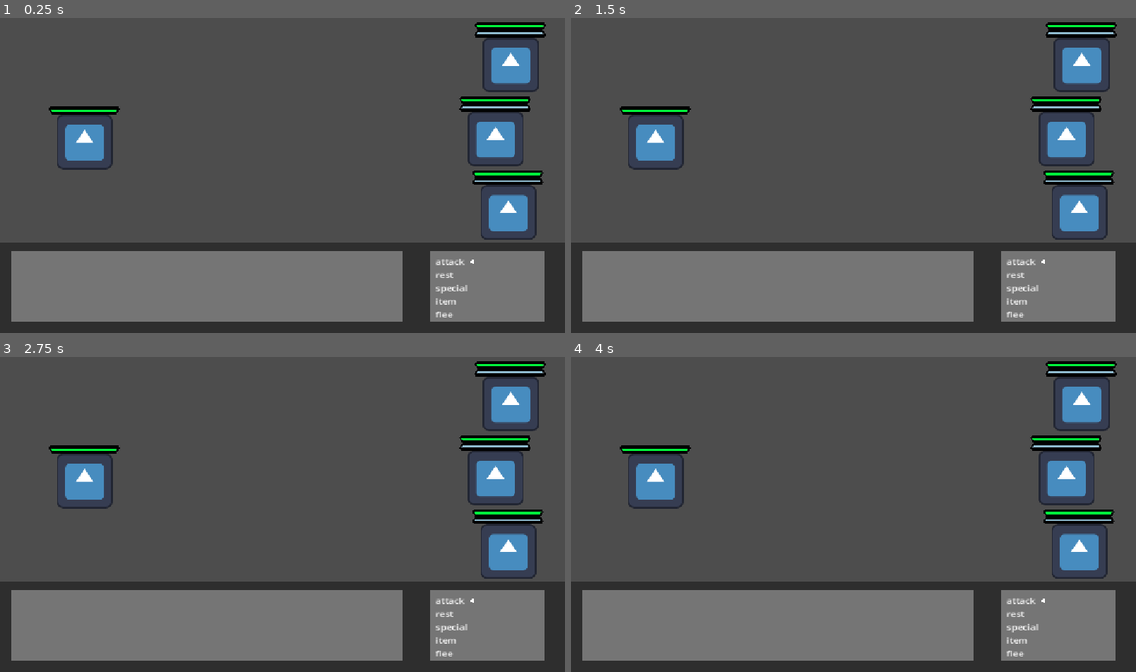
Above: before the commit, frames 1-4 (two rows, left to right).
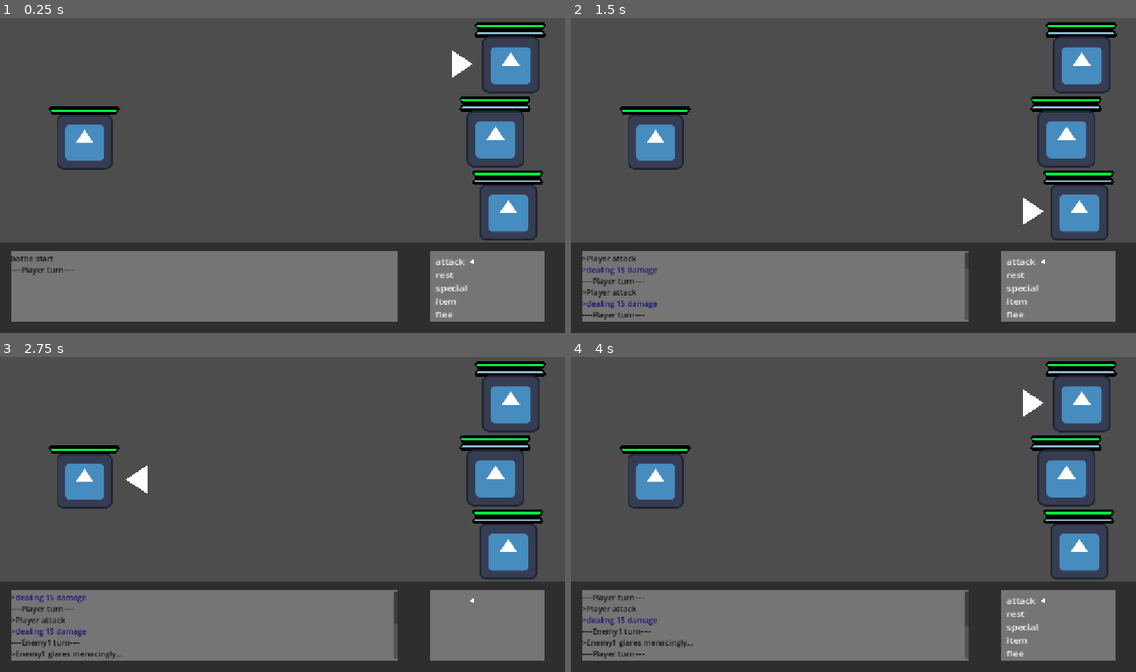
Above: after the commit, the same moments.

Repository: IrsyadNafie/GitExercise-G022
Game: Godot game, scene res://control.tscn
Same seed, same stepped clock (60 frames per second), same inputs: the game is played once before the commit and once after it. The engine's default icon, where the game draws it, is replaced by a stand-in: a white triangle on a blue panel in a dark square.
Inputs:
- Up to frame 1 (0.25 s): no input
- Up to frame 2 (1.5 s): tap Enter at 0.5 s; hold W 0.53-1.28 s; tap Z at 0.6, 1.35 s; tap Space at 1.25 s; hold S from 1.28 s (still down)
- Up to frame 3 (2.75 s): tap Enter at 2 s; release S at 2.03 s; hold W from 2.03 s (still down); tap Z at 2.1 s
- Up to frame 4 (4 s): tap Space at 2.75 s; tap Z at 2.85, 3.6 s; tap Enter at 3.5 s; release W at 3.53 s; hold A from 3.53 s (still down)

The runs differ from the first frame. In frame 1, 1.3% of the frame differs, in the area x 2-96%, y 5-97%; in frame 2, 1.9%; in frame 3, 2.2%; in frame 4, 1.9%.

Commit message:
battle ui plus progress

Diff:
--- a/actors.gd
+++ b/actors.gd
@@ -2,6 +2,7 @@
 extends Node2D
 
 signal turn_finished
+signal action_logged(text_to_display: String)
 
 @export var character_name: String = "Player"
 @export var is_player: bool = true
@@ -11,16 +12,15 @@
 var current_hp: int
 var current_sp: int
 
-# Godot will look for child nodes with exactly these names.
-# We use get_node_or_null so the game doesn't crash if an enemy doesn't have an SP bar.
 @onready var hp_bar: ProgressBar = get_node_or_null("HPBar")
 @onready var sp_bar: ProgressBar = get_node_or_null("SPBar")
+
+@onready var turn_arrow: Node2D = get_node_or_null("TurnArrow")
 
 func _ready() -> void:
 	current_hp = max_hp
 	current_sp = max_sp
 
-	# Initialize the visual bars at the start of the game
 	if hp_bar:
 		hp_bar.max_value = max_hp
 		hp_bar.value = current_hp
@@ -28,37 +28,15 @@
 		sp_bar.max_value = max_sp
 		sp_bar.value = current_sp
 
+	if turn_arrow:
+		turn_arrow.hide()
+
 func start_turn() -> void:
 	print("--- " + character_name + "'s Turn ---")
-	# Because it's a player, we just wait for the BattleManager to show the UI buttons.
 
-func take_damage(amount: int) -> void:
-	current_hp -= amount
-
-	# Visually update the bar!
-	if hp_bar:
-		hp_bar.value = current_hp
-
-	print(character_name + " took " + str(amount) + " damage!")
-
-	if current_hp <= 0:
-		die()
-
-func use_special(sp_cost: int) -> bool:
-	# Check if we have enough SP to use a special attack
-	if current_sp >= sp_cost:
-		current_sp -= sp_cost
-		if sp_bar:
-			sp_bar.value = current_sp
-		return true
-	else:
-		print("Not enough SP!")
-		return false
-
-func die() -> void:
-	print(character_name + " was defeated!")
-	# Removes the character from the game
-	queue_free()
-
+	if turn_arrow:
+		turn_arrow.show()
 func end_turn() -> void:
+	if turn_arrow:
+		turn_arrow.hide()
 	emit_signal("turn_finished")
--- /dev/null
+++ b/battle_manager.gd
@@ -0,0 +1,54 @@
+extends Node2D
+
+var turn_queue: Array[Actor] = []
+var current_actor_index: int = 0
+
+@onready var ui_layer = $UI
+@onready var action_menu = $UI/PlayerPanel/move
+@onready var battle_log = $UI/PlayerPanel/BattleLog/RichTextLabel
+
+func _ready() -> void:
+	action_menu.hide()
+	action_menu.action_selected.connect(_on_ui_action_selected)
+	battle_log.text = ""
+	var actor_nodes = $Actors.get_children()
+	for node in actor_nodes:
+		if node is Actor:
+			turn_queue.append(node)
+			node.turn_finished.connect(_on_actor_turn_finished)
+			node.action_logged.connect(_on_actor_logged)
+
+	_on_actor_logged("battle start")
+	start_next_turn()
+
+func start_next_turn() -> void:
+	var current_actor: Actor = turn_queue[current_actor_index]
+	_on_actor_logged("[color=black]----" + current_actor.character_name + " turn----[/color]")
+	current_actor.start_turn()
+	if current_actor.is_player:
+		action_menu.show()
+		var first_btn = action_menu.get_child(0)
+		if first_btn:
+			first_btn.grab_focus()
+	else:
+		action_menu.hide()
+
+func _on_ui_action_selected(action: String) -> void:
+	action_menu.hide()
+	var current_actor: Actor = turn_queue[current_actor_index]
+	current_actor.action_logged.emit("[color=black]>" + current_actor.character_name + " " + action + "[/color]")
+	if action == "attack":
+		current_actor.action_logged.emit("[color=blue]>dealing 15 damage[/color]")
+	elif action == "rest":
+		current_actor.action_logged.emit("[color=blue]>restoring some hp and sp[/color]")
+	current_actor.end_turn()
+
+func _on_actor_turn_finished() -> void:
+	current_actor_index += 1
+	if current_actor_index >= turn_queue.size():
+		current_actor_index = 0
+	start_next_turn()
+
+func _on_actor_logged(text: String) -> void:
+	if battle_log != null:
+		battle_log.append_text(text + "\n")
--- a/control.tscn
+++ b/control.tscn
@@ -1,7 +1,10 @@
 [gd_scene format=3 uid="uid://qbi4bmmalddp"]
 
 [ext_resource type="Texture2D" uid="uid://ddxmxgyyfy8mn" path="res://icon.svg" id="1_0fbet"]
+[ext_resource type="Script" uid="uid://cqhoo3kidcmp5" path="res://battle_manager.gd" id="1_qtu10"]
+[ext_resource type="Script" uid="uid://caaw1u1s0vq3p" path="res://actors.gd" id="2_kbped"]
 [ext_resource type="Script" uid="uid://c3b82mndsqjip" path="res://move.gd" id="2_qtu10"]
+[ext_resource type="Script" uid="uid://bjrulpksiensb" path="res://enemy_1.gd" id="3_ee4bf"]
 
 [sub_resource type="StyleBoxFlat" id="StyleBoxFlat_ee4bf"]
 bg_color = Color(0, 1, 0.23529412, 0.49411765)
@@ -82,11 +85,13 @@
 bg_color = Color(0.6, 0.6, 0.6, 0)
 
 [node name="BattleScene" type="Node2D" unique_id=1752474127]
+script = ExtResource("1_qtu10")
 
 [node name="Actors" type="Node2D" parent="." unique_id=1497777895]
 position = Vector2(24, -158)
 
 [node name="Player1" type="Node2D" parent="Actors" unique_id=267814346]
+script = ExtResource("2_kbped")
 
 [node name="HPBar" type="ProgressBar" parent="Actors/Player1" unique_id=1549539151]
 offset_left = 944.00006
@@ -126,13 +131,23 @@
 max_value = 10.0
 show_percentage = false
 
+[node name="TurnArrow" type="Polygon2D" parent="Actors/Player1" unique_id=617226332]
+z_index = 5
+position = Vector2(875.00006, 257)
+rotation = -3.1404102
+scale = Vector2(1.7526537, 1.7694622)
+offset = Vector2(247.77422, -13.139282)
+polygon = PackedVector2Array(-260.3462, -3.2351837, -284.86145, 12.617569, -260.30774, 28.977982, -260.3266, 13.153976)
+uv = PackedVector2Array(-264, -27, -269, 63, -216, 19)
+
 [node name="Player1" type="Sprite2D" parent="Actors/Player1" unique_id=889369376]
 position = Vector2(1017.5, 259.24)
-scale = Vector2(0.8984374, 0.87125015)
+scale = Vector2(0.926, 0.898)
 texture = ExtResource("1_0fbet")
 
 [node name="Player2" type="Node2D" parent="Actors" unique_id=1507940198]
 position = Vector2(-31, 151)
+script = ExtResource("2_kbped")
 
 [node name="HPBar" type="ProgressBar" parent="Actors/Player2" unique_id=237377493]
 offset_left = 944.00006
@@ -172,13 +187,23 @@
 max_value = 10.0
 show_percentage = false
 
+[node name="TurnArrow" type="Polygon2D" parent="Actors/Player2" unique_id=1588602166]
+z_index = 5
+position = Vector2(868.00006, 250.99998)
+rotation = -3.1404102
+scale = Vector2(1.7526536, 1.7694621)
+offset = Vector2(247.77422, -13.139282)
+polygon = PackedVector2Array(-260.3462, -3.2351837, -284.86145, 12.617569, -260.30774, 28.977982, -260.3266, 13.153976)
+uv = PackedVector2Array(-264, -27, -269, 63, -216, 19)
+
 [node name="Player2" type="Sprite2D" parent="Actors/Player2" unique_id=1390481869]
 position = Vector2(1017.5, 259.24)
-scale = Vector2(0.8984374, 0.87125015)
+scale = Vector2(0.926, 0.898)
 texture = ExtResource("1_0fbet")
 
 [node name="Player3" type="Node2D" parent="Actors" unique_id=2036492965]
 position = Vector2(-5, 301)
+script = ExtResource("2_kbped")
 
 [node name="HPBar" type="ProgressBar" parent="Actors/Player3" unique_id=1730966093]
 offset_left = 944.00006
@@ -218,13 +243,24 @@
 max_value = 10.0
 show_percentage = false
 
+[node name="TurnArrow" type="Polygon2D" parent="Actors/Player3" unique_id=400633545]
+z_index = 5
+position = Vector2(880, 255.99997)
+rotation = -3.1404102
+scale = Vector2(1.7526535, 1.769462)
+offset = Vector2(247.77422, -13.139282)
+polygon = PackedVector2Array(-260.3462, -3.2351837, -284.86145, 12.617569, -260.30774, 28.977982, -260.3266, 13.153976)
+uv = PackedVector2Array(-264, -27, -269, 63, -216, 19)
+
 [node name="Player3" type="Sprite2D" parent="Actors/Player3" unique_id=1933053050]
 position = Vector2(1017.5, 259.24)
-scale = Vector2(0.8984374, 0.87125015)
+scale = Vector2(0.926, 0.898)
 texture = ExtResource("1_0fbet")
 
 [node name="Enemy1" type="Node2D" parent="Actors" unique_id=907974663]
 position = Vector2(-869, 157)
+script = ExtResource("3_ee4bf")
+is_player = false
 
 [node name="HPBar" type="ProgressBar" parent="Actors/Enemy1" unique_id=1405507110]
 offset_left = 944.00006
@@ -243,6 +279,15 @@
 position = Vector2(1017.5, 259.24)
 scale = Vector2(0.8984374, 0.87125015)
 texture = ExtResource("1_0fbet")
+
+[node name="TurnArrow" type="Polygon2D" parent="Actors/Enemy1" unique_id=1763664194]
+z_index = 5
+position = Vector2(1167.0001, 255.99998)
+rotation = -3.1404102
+scale = Vector2(-1.7677237, 1.7694619)
+offset = Vector2(247.77422, -13.139282)
+polygon = PackedVector2Array(-260.3462, -3.2351837, -284.86145, 12.617569, -260.30774, 28.977982, -260.3266, 13.153976)
+uv = PackedVector2Array(-264, -27, -269, 63, -216, 19)
 
 [node name="UI" type="CanvasLayer" parent="." unique_id=970283716]
 
@@ -258,7 +303,7 @@
 grow_horizontal = 2
 grow_vertical = 0
 
-[node name="Panel" type="Panel" parent="UI/PlayerPanel" unique_id=982045289]
+[node name="MoveAction" type="Panel" parent="UI/PlayerPanel" unique_id=982045289]
 z_index = -1
 layout_mode = 0
 offset_left = 879.0
@@ -267,15 +312,23 @@
 offset_bottom = 162.0
 theme_override_styles/panel = SubResource("StyleBoxFlat_6a6wx")
 
-[node name="Panel2" type="Panel" parent="UI/PlayerPanel" unique_id=1329826349]
+[node name="BattleLog" type="Panel" parent="UI/PlayerPanel" unique_id=1329826349]
 z_index = -1
 layout_mode = 0
 offset_left = 24.0
 offset_top = 17.0
-offset_right = 264.62653
+offset_right = 813.0
 offset_bottom = 161.0
-scale = Vector2(3.3200006, 1)
 theme_override_styles/panel = SubResource("StyleBoxFlat_6a6wx")
+
+[node name="RichTextLabel" type="RichTextLabel" parent="UI/PlayerPanel/BattleLog" unique_id=2134862162]
+layout_mode = 0
+offset_top = 3.0
+offset_right = 789.0
+offset_bottom = 141.0
+theme_override_colors/default_color = Color(0, 0, 0, 1)
+bbcode_enabled = true
+scroll_following = true
 
 [node name="move" type="VBoxContainer" parent="UI/PlayerPanel" unique_id=1197442552 node_paths=PackedStringArray("selection_arrow")]
 layout_mode = 0
@@ -353,14 +406,6 @@
 "
 alignment = 0
 
-[node name="Polygon2D" type="Polygon2D" parent="UI/PlayerPanel" unique_id=617226332]
-position = Vector2(1298, -190)
-rotation = 0.0011824294
-scale = Vector2(-1.7526538, -1.7694623)
-offset = Vector2(247.77422, -13.139282)
-polygon = PackedVector2Array(-260.3462, -3.2351837, -284.86145, 12.617569, -260.30774, 28.977982, -260.3266, 13.153976)
-uv = PackedVector2Array(-264, -27, -269, 63, -216, 19)
-
 [node name="arrow" type="Polygon2D" parent="UI/PlayerPanel" unique_id=1750960156]
 top_level = true
 position = Vector2(66, -16)
--- /dev/null
+++ b/enemy_1.gd
@@ -0,0 +1,12 @@
+extends Actor
+
+func _ready() -> void:
+	super()
+	character_name = "Enemy1"
+	is_player = false
+
+func start_turn() -> void:
+	super()
+	action_logged.emit(">" + character_name + " glares menacingly...")
+	await get_tree().create_timer(1.5).timeout
+	end_turn()
--- a/move.gd
+++ b/move.gd
@@ -1,4 +1,6 @@
 extends VBoxContainer
+
+signal action_selected(action_name: String)
 
 @export var selection_arrow: Node2D
 @export var arrow_offset_x: float = 20
@@ -8,14 +10,17 @@
 		if btn is Button:
 			btn.mouse_filter = Control.MOUSE_FILTER_IGNORE
 			btn.focus_mode = Control.FOCUS_ALL
-			btn.focus_entered.connect(_on_button_focus_entered.bind(btn))
+			btn.focus_entered.connect(func(): _on_button_focus_entered(btn))
 
 	if get_child_count() > 0:
 		var first_btn = get_child(0)
 		first_btn.grab_focus()
-		call_deferred("_on_button_focus_entered", first_btn)
+		_on_button_focus_entered.call_deferred(first_btn)
 
 func _input(event):
+	if not is_visible_in_tree():
+		return
+
 	if event is InputEventKey:
 		if event.physical_keycode == KEY_Z and event.pressed and not event.is_echo():
 			var focused_node = get_viewport().gui_get_focus_owner()
@@ -23,6 +28,7 @@
 			if focused_node is Button and is_ancestor_of(focused_node):
 				_execute_selection(focused_node.name)
 
+# This is the function that went missing!
 func _on_button_focus_entered(btn: Button):
 	if selection_arrow:
 		var min_size = btn.get_combined_minimum_size()
@@ -45,11 +51,16 @@
 	match btn_name:
 		"attack":
 			print("swing")
+			action_selected.emit("attack")
 		"rest":
 			print("rest sp")
+			action_selected.emit("rest")
 		"special":
 			print("sp")
+			action_selected.emit("special")
 		"item":
 			print("items")
+			action_selected.emit("item")
 		"flee":
 			print("flee")
+			action_selected.emit("flee")
Not shown, added: battle_manager.gd.uid
Not shown, added: enemy_1.gd.uid
